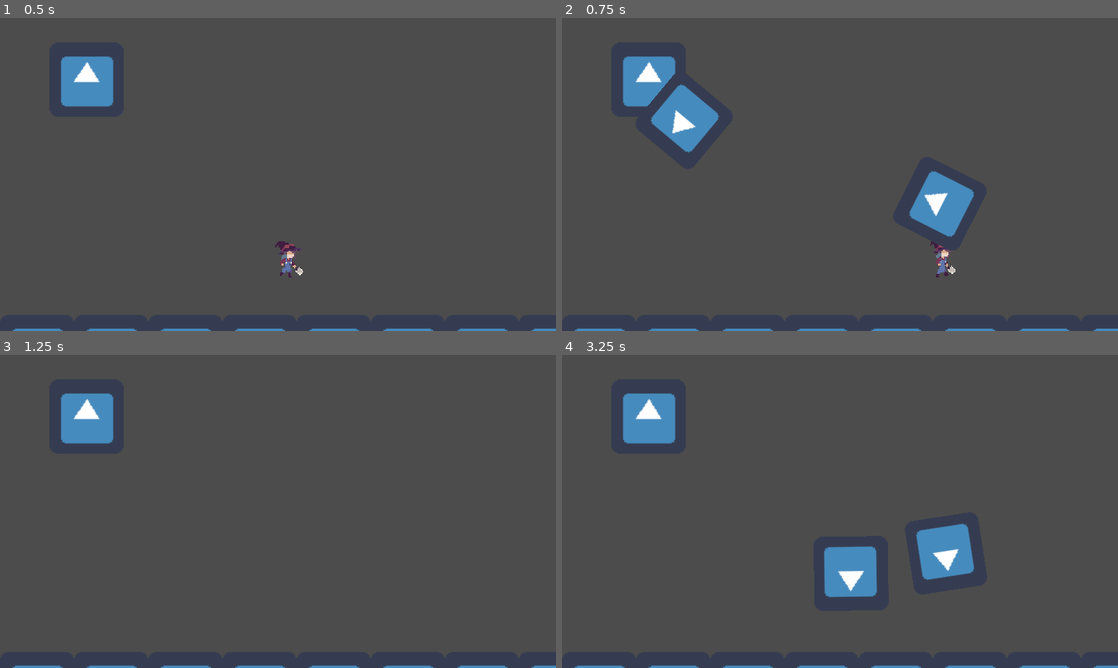
Above: before the commit, frames 1-4 (two rows, left to right).
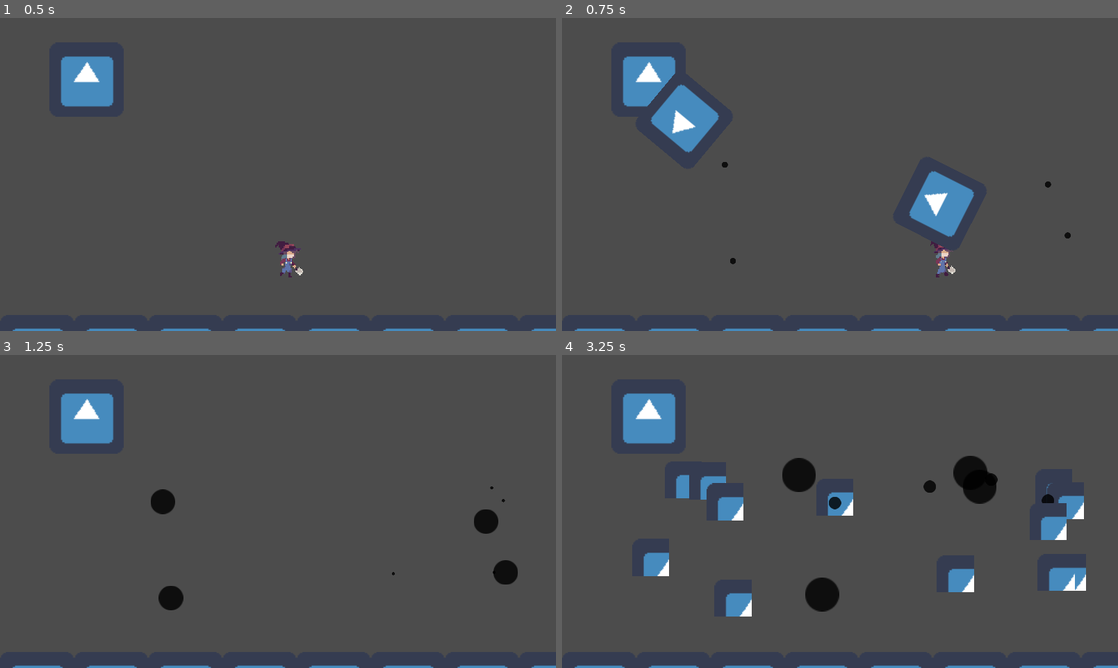
Above: after the commit, the same moments.

Repository: CrushLite/trijam2021
Game: Godot game, scene res://Scenes/World.tscn
Same seed, same stepped clock (60 frames per second), same inputs: the game is played once before the commit and once after it. The engine's default icon, where the game draws it, is replaced by a stand-in: a white triangle on a blue panel in a dark square.
Inputs (mouse positions are in pixels of both pictures, inside the frame that each line leads up to):
- Up to frame 1 (0.5 s): no input
- Up to frame 2 (0.75 s): tap Enter (ui_accept) at 0.5 s; move the mouse to (962, 158) at 0.52 s; hold Right (ui_right) from 0.53 s (still down); click (962, 158) at 0.67 s
- Up to frame 3 (1.25 s): keep holding Right (ui_right); tap Enter (ui_accept) at 0.77 s
- Up to frame 4 (3.25 s): move the mouse to (728, 527) at 1.27 s; release Right (ui_right) at 1.28 s; hold Down (ui_down) 1.28-2.03 s; tap Enter (ui_accept) at 1.52, 3.02 s; move the mouse to (895, 442) at 2.02 s; hold Right (ui_right) 2.03-2.78 s; move the mouse to (812, 574) at 2.77 s; hold Up (ui_up) from 2.78 s (still down); click (812, 574) at 2.92 s

Frame 1 is identical in both runs. In frame 2, less than 0.1% of the frame differs, in the area x 28-92%, y 46-79%; in frame 3, 1.1%; in frame 4, 8.0%, in the area x 14-95%, y 32-84%.

Commit message:
created rock drop

Diff:
--- a/TriJam2021/Scenes/Rock.tscn
+++ b/TriJam2021/Scenes/Rock.tscn
@@ -1,7 +1,8 @@
-[gd_scene load_steps=5 format=2]
+[gd_scene load_steps=7 format=2]
 
 [ext_resource path="res://Art/SpriteFrames/Rock_sprite_frames.tres" type="SpriteFrames" id=1]
 [ext_resource path="res://Scripts/Rock.gd" type="Script" id=2]
+[ext_resource path="res://Art/Sprites/shadow.png" type="Texture" id=3]
 
 [sub_resource type="CircleShape2D" id=1]
 radius = 15.8469
@@ -25,13 +26,64 @@
 tracks/1/interp = 1
 tracks/1/loop_wrap = true
 tracks/1/imported = false
-tracks/1/enabled = true
+tracks/1/enabled = false
 tracks/1/keys = {
 "times": PoolRealArray( 0, 1 ),
 "transitions": PoolRealArray( 16.5642, 1 ),
 "update": 0,
 "values": [ Color( 1, 1, 1, 0 ), Color( 1, 1, 1, 1 ) ]
 }
+tracks/2/type = "value"
+tracks/2/path = NodePath("Area2D/CollisionShape2D:disabled")
+tracks/2/interp = 1
+tracks/2/loop_wrap = true
+tracks/2/imported = false
+tracks/2/enabled = true
+tracks/2/keys = {
+"times": PoolRealArray( 0, 0.9, 1 ),
+"transitions": PoolRealArray( 1, 1, 1 ),
+"update": 1,
+"values": [ true, false, true ]
+}
+tracks/3/type = "value"
+tracks/3/path = NodePath("AnimatedSprite:modulate")
+tracks/3/interp = 1
+tracks/3/loop_wrap = true
+tracks/3/imported = false
+tracks/3/enabled = true
+tracks/3/keys = {
+"times": PoolRealArray( 0, 1 ),
+"transitions": PoolRealArray( 1, 1 ),
+"update": 1,
+"values": [ Color( 1, 1, 1, 0 ), Color( 1, 1, 1, 1 ) ]
+}
+tracks/4/type = "value"
+tracks/4/path = NodePath("shadow:scale")
+tracks/4/interp = 1
+tracks/4/loop_wrap = true
+tracks/4/imported = false
+tracks/4/enabled = true
+tracks/4/keys = {
+"times": PoolRealArray( 0, 1 ),
+"transitions": PoolRealArray( 1, 1 ),
+"update": 0,
+"values": [ Vector2( 1e-05, 1e-05 ), Vector2( 1, 1 ) ]
+}
+tracks/5/type = "value"
+tracks/5/path = NodePath("shadow:visible")
+tracks/5/interp = 1
+tracks/5/loop_wrap = true
+tracks/5/imported = false
+tracks/5/enabled = true
+tracks/5/keys = {
+"times": PoolRealArray( 0, 1 ),
+"transitions": PoolRealArray( 1, 1 ),
+"update": 1,
+"values": [ true, false ]
+}
+
+[sub_resource type="CircleShape2D" id=3]
+radius = 18.0069
 
 [node name="Rock" type="StaticBody2D"]
 collision_mask = 0
@@ -45,3 +97,17 @@
 
 [node name="AnimationPlayer" type="AnimationPlayer" parent="."]
 anims/Fall = SubResource( 2 )
+
+[node name="Area2D" type="Area2D" parent="."]
+collision_layer = 16
+collision_mask = 2
+
+[node name="CollisionShape2D" type="CollisionShape2D" parent="Area2D"]
+shape = SubResource( 3 )
+disabled = true
+
+[node name="shadow" type="Sprite" parent="."]
+visible = false
+self_modulate = Color( 1, 1, 1, 0.807843 )
+texture = ExtResource( 3 )
+[connection signal="body_entered" from="Area2D" to="." method="_on_Area2D_body_entered"]
--- a/TriJam2021/Scenes/Zombie.tscn
+++ b/TriJam2021/Scenes/Zombie.tscn
@@ -20,6 +20,6 @@
 [node name="Bullets" type="Node" parent="."]
 
 [node name="MoveTimer" type="Timer" parent="."]
-wait_time = 2.967
+wait_time = 0.581
 autostart = true
 [connection signal="timeout" from="MoveTimer" to="." method="_on_MoveTimer_timeout"]
--- a/TriJam2021/Scripts/Player.gd
+++ b/TriJam2021/Scripts/Player.gd
@@ -1,4 +1,7 @@
 extends KinematicBody2D
+
+
+signal died
 
 
 export var speed = 400
@@ -18,6 +21,14 @@
 		spawn_bullet()
 
 
+var health = 3
+func damage(amt):
+	health -= amt
+	if health <= 0:
+		emit_signal("died")
+		queue_free()
+
+
 func spawn_bullet():
 	var bullet = projectile.instance()
 	bullet.global_position = global_position
--- a/TriJam2021/Scripts/Rock.gd
+++ b/TriJam2021/Scripts/Rock.gd
@@ -1,7 +1,17 @@
 extends StaticBody2D
 
 var col_layer
+export var damage_amt = 1
 
 func _ready():
 	$AnimationPlayer.play("Fall")
 	pass # Replace with function body.
+
+
+
+
+func _on_Area2D_body_entered(body):
+	if body.has_method("damage"):
+		print("damaging")
+		body.damage(damage_amt)
+	pass # Replace with function body.
--- a/TriJam2021/Scripts/Zombie.gd
+++ b/TriJam2021/Scripts/Zombie.gd
@@ -19,6 +19,14 @@
 var state = States.IDLE
 
 onready var curr_pos : Position2D = move_targets.get_child(0)
+
+
+var health = 10
+
+func damage(amt):
+	health -= amt
+	if health <= 0:
+		queue_free()
 
 
 func _ready():
@@ -54,7 +62,7 @@
 
 func _on_MoveTimer_timeout():
 #	move_to_position_closest_to_player()
-	clear_rocks()
+#	clear_rocks()
 	rock_throw()
 #	move_to_random_position()
 
--- a/TriJam2021/Scripts/bullet.gd
+++ b/TriJam2021/Scripts/bullet.gd
@@ -2,6 +2,7 @@
 
 
 export var speed = 800
+export var damage_amt = 1
 export var direction = Vector2(1, 0)
 
 
@@ -10,5 +11,7 @@
 
 
 func _on_Area2D_body_entered(body):
+	if body.has_method("damage"):
+		body.damage(damage_amt)
 	queue_free()
 	pass # Replace with function body.
Binary file added: TriJam2021/Art/Sprites/shadow.png
Not shown, added: TriJam2021/Art/Sprites/shadow.png.import
